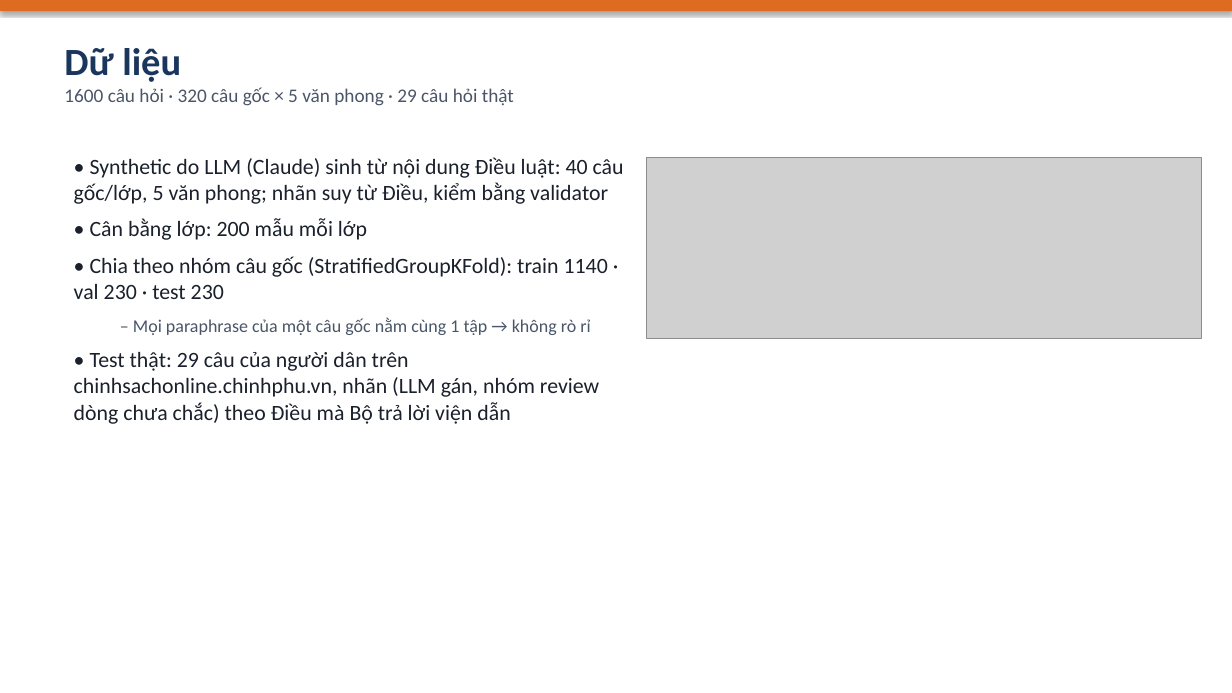
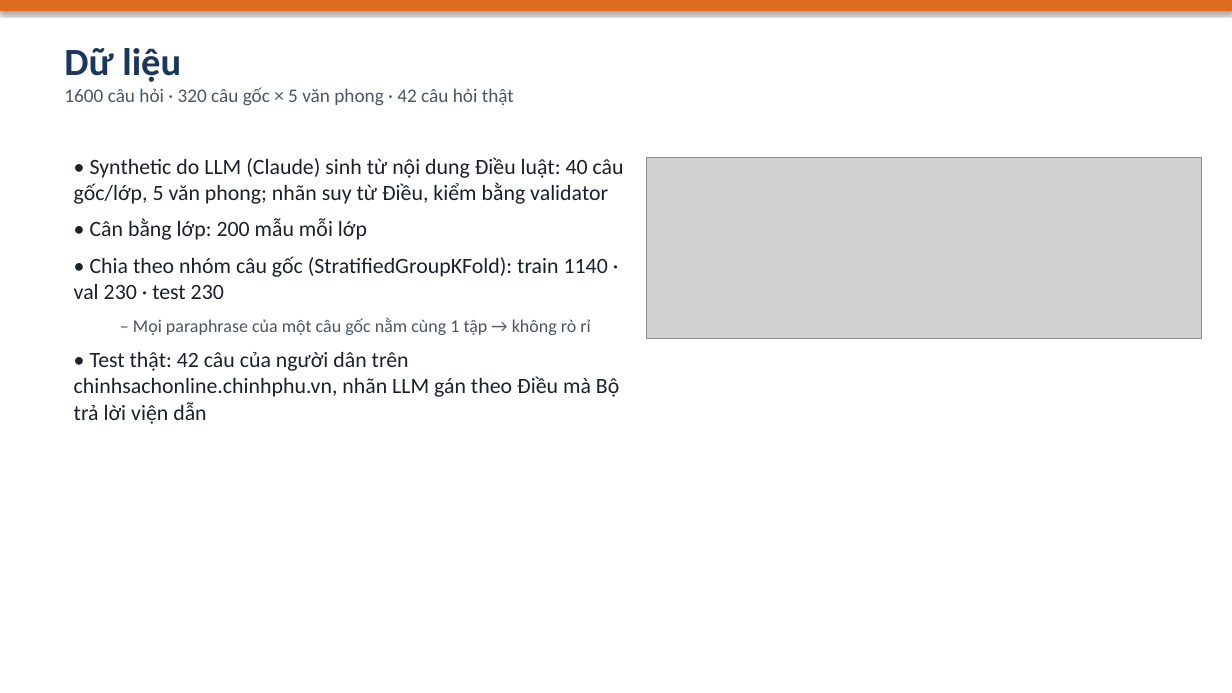
Before and after one commit to hoangdq08/uit-ohs-law-retrieval, a slide deck: slide 4 of reports/Slide_BaoCao_DoAn.pptx. Drawn at 1232x693 pixels with LibreOffice and Linux fonts; fonts in the diff are those of the drawing; grey boxes stand for pictures. Boxes give left, top, right and bottom in pixels: in the first picture for what was removed or moved away, otherwise in the second. Text is boxed around its words. In the diff, an @@ line names an element or a change of style, - is before the commit and + after.

```diff
--- a/reports/Slide_BaoCao_DoAn.pptx
+++ b/reports/Slide_BaoCao_DoAn.pptx
@@ text at (x1=64, y1=87, x2=514, y2=106): text changed @@
-1600 câu hỏi · 320 câu gốc × 5 văn phong · 29 câu hỏi thật
+1600 câu hỏi · 320 câu gốc × 5 văn phong · 42 câu hỏi thật
@@ text at (x1=74, y1=352, x2=619, y2=424): text changed @@
-• Test thật: 29 câu của người dân trên chinhsachonline.chinhphu.vn, nhãn (LLM gán, nhóm review dòng chưa chắc) theo Điều mà Bộ trả lời viện dẫn
+• Test thật: 42 câu của người dân trên chinhsachonline.chinhphu.vn, nhãn LLM gán theo Điều mà Bộ trả lời viện dẫn
```
Also in this commit, not shown: 4 other slides changed, 15 other files.
